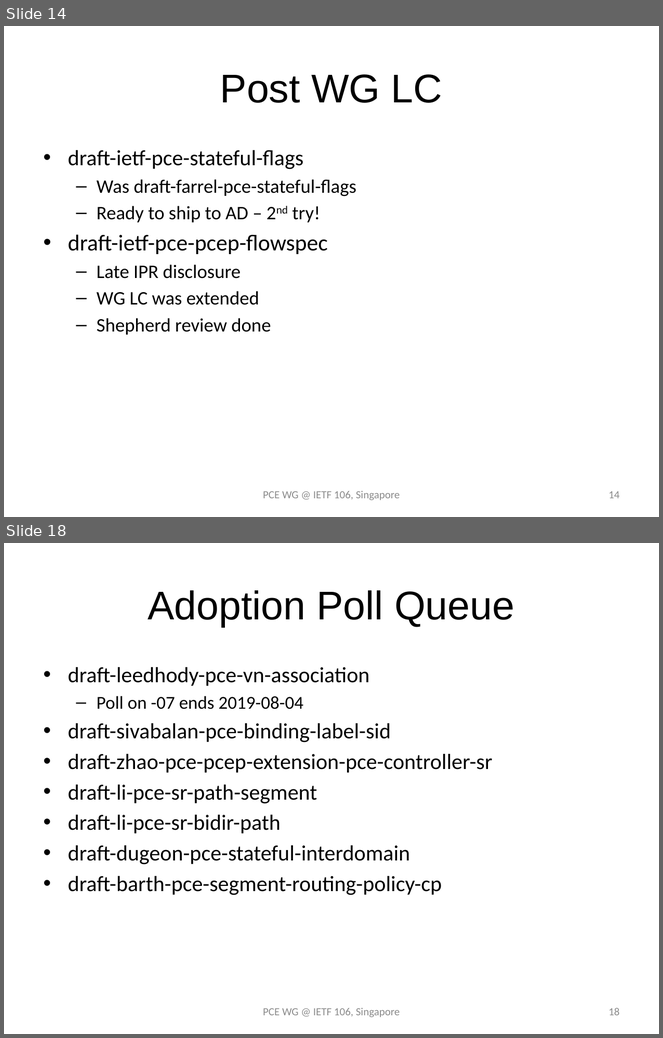
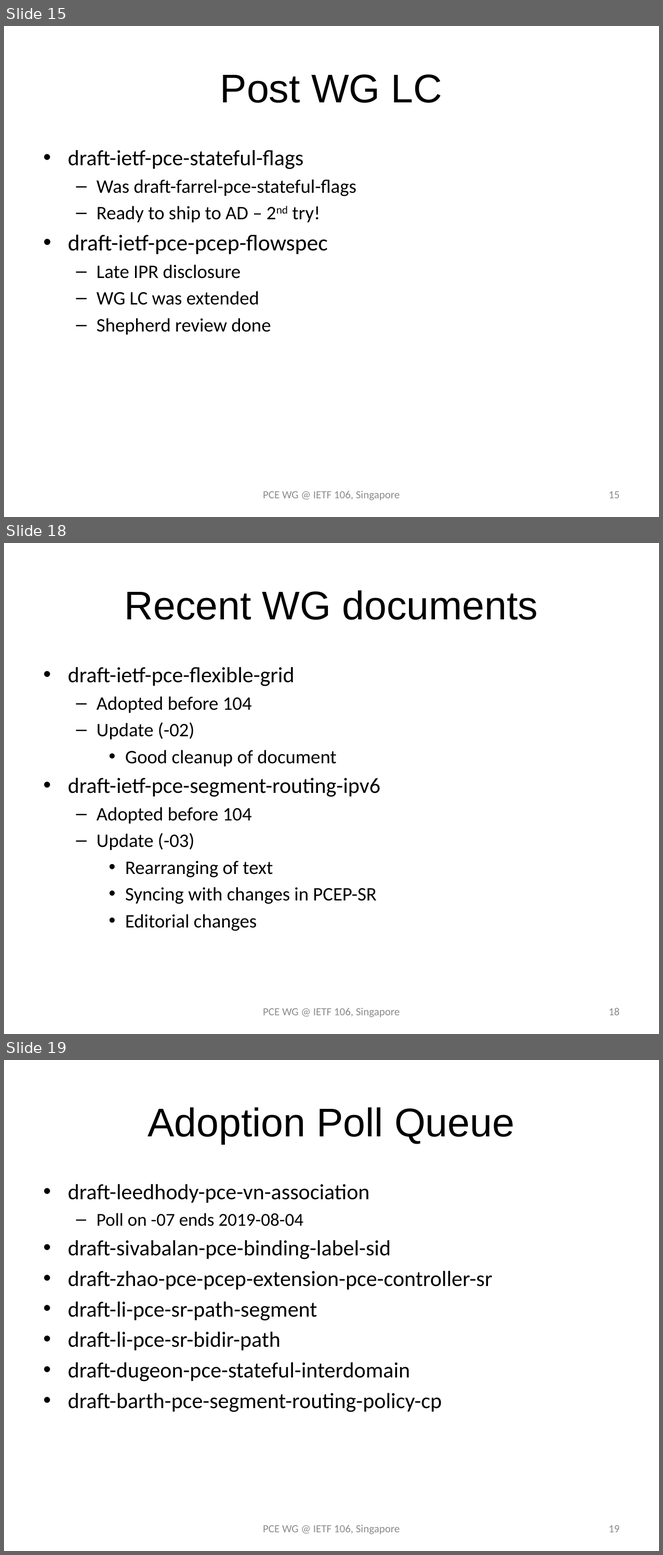
Before and after one commit to dhruvdhody/ietf, a slide deck: PCE WG Slide 106.pptx. Shown one above the other, each under a label of ours: slides 14 and 18 before the commit, slides 15, 18 and 19 after it; the slides between them are not shown. The pictures are 663x1038 and 663x1555 pixels, drawn with LibreOffice and Linux fonts; fonts in the diff are those of the drawing. Boxes give left, top, right and bottom in pixels: in the first picture for what was removed or moved away, otherwise in the second. Text is boxed around its words. In the diff, an @@ line names an element or a change of style, - is before the commit and + after.

```diff
--- a/PCE WG Slide 106.pptx
+++ b/PCE WG Slide 106.pptx
@@ slide 18 added at bbox=[4, 543, 659, 1034], background #FFFFFF @@
@@ title added at bbox=[125, 590, 538, 620], 44 pt, text #000000 @@
+Recent WG documents
@@ text added at bbox=[68, 667, 380, 931], 21 pt, text #000000 @@
+• draft-ietf-pce-flexible-grid
+  – Adopted before 104
+  – Update (-02)
+    • Good cleanup of document
+• draft-ietf-pce-segment-routing-ipv6
+  – Adopted before 104
+  – Update (-03)
+    • Rearranging of text
+    • Syncing with changes in PCEP-SR
+    • Editorial changes
@@ text added at bbox=[263, 1008, 400, 1018], 12 pt, text #8C8C8C @@
+PCE WG @ IETF 106, Singapore
@@ page number added at bbox=[609, 1008, 620, 1016], 12 pt, text #8C8C8C @@
+18
@@ what was slide 14 is now slide 15 @@
@@ page number at bbox=[609, 491, 620, 499]: text changed @@
-14
+15
@@ what was slide 18 is now slide 19 @@
@@ page number at bbox=[609, 1525, 620, 1533]: text changed @@
-18
+19
```
Also in this commit, not shown: 6 slides changed, 1 other slide added, 1 slide removed.
